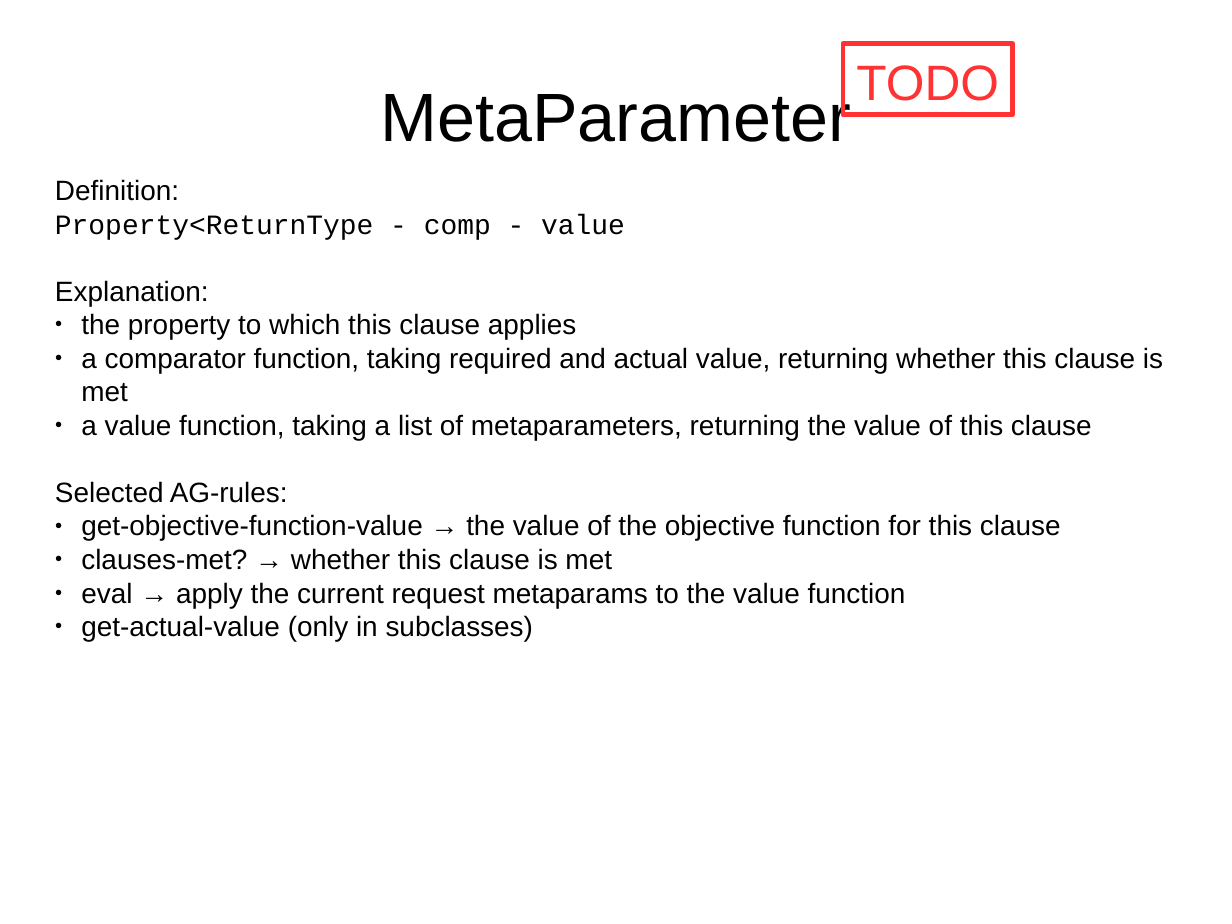
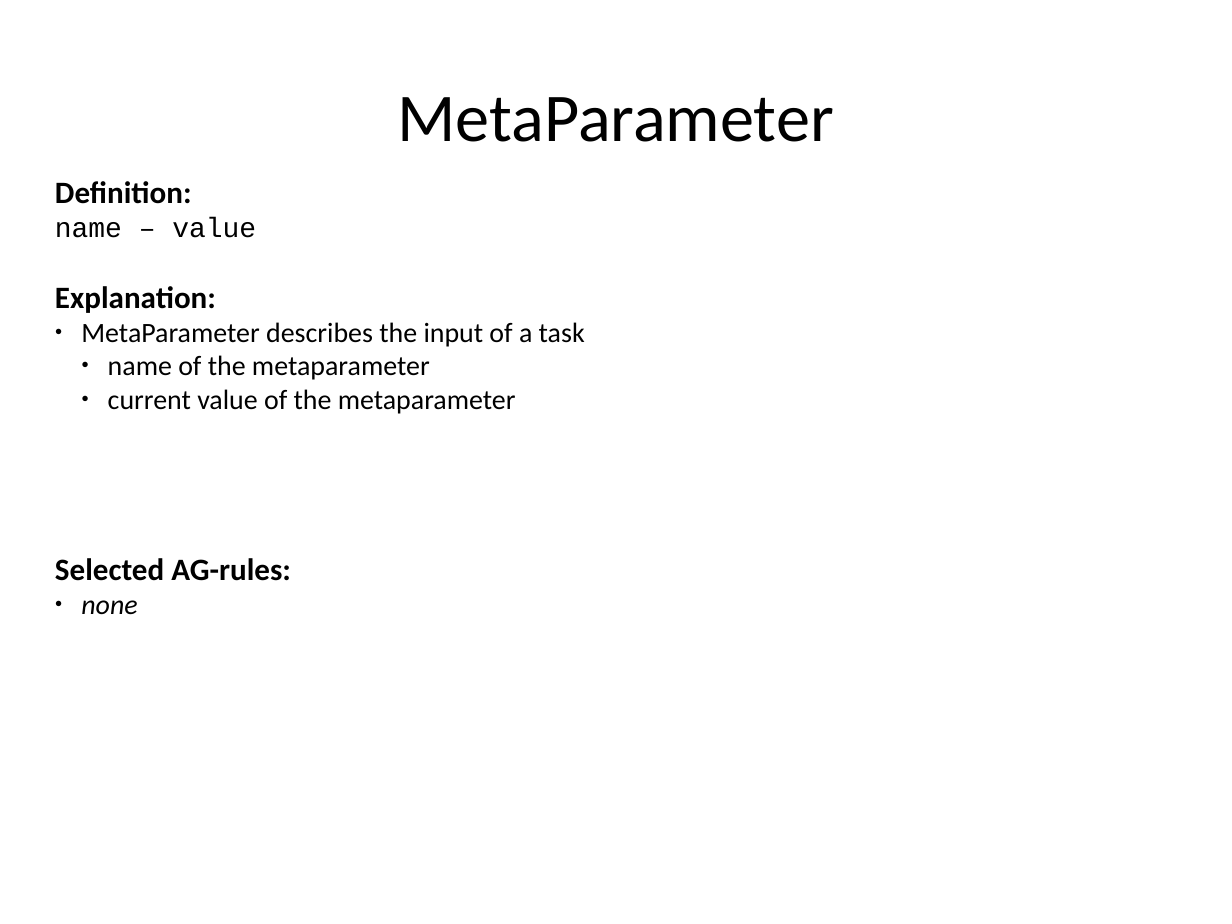
Before and after one commit to rene-schoene/racr-mquat, a slide deck: slide 26 of doc/the-model.odp. Drawn at 1232x924 pixels with LibreOffice and Linux fonts; fonts in the diff are those of the drawing. Boxes give left, top, right and bottom in pixels: in the first picture for what was removed or moved away, otherwise in the second. Text is boxed around its words. In the diff, an @@ line names an element or a change of style, - is before the commit and + after.

Commit message:
Finished detailed docu for AST rules. Switched to Calibri font.

```diff
--- a/doc/the-model.odp
+++ b/doc/the-model.odp
@@ title "MetaParameter" at bbox=[397, 97, 833, 142]: font Arial to Calibri @@
@@ rectangle removed at bbox=[843, 44, 1013, 115] @@
-TODO
@@ text at bbox=[55, 181, 291, 581]: size 18 to 20 pt, font Arial to Calibri, bold on in "Definition:", "Explanation:", "Selected AG-rules:" @@
@@ text at bbox=[55, 218, 256, 238]: text changed @@
-Property<ReturnType - comp - value
+name – value
@@ text at bbox=[81, 322, 585, 414]: text changed; font Arial to Calibri @@
-● the property to which this clause applies
-● a comparator function, taking required and actual value, returning whether this clause is met
-● a value function, taking a list of metaparameters, returning the value of this clause
+● MetaParameter describes the input of a task
+  ● name of the metaparameter
+  ● current value of the metaparameter
@@ text at bbox=[81, 600, 137, 615]: text changed; font Arial to Calibri; italic on @@
-● get-objective-function-value → the value of the objective function for this clause
-● clauses-met? → whether this clause is met
-● eval → apply the current request metaparams to the value function
-● get-actual-value (only in subclasses)
+● none
```
Also in this commit, not shown: 23 other slides changed, 3 slides added, 3 slides removed, 1 other file.
